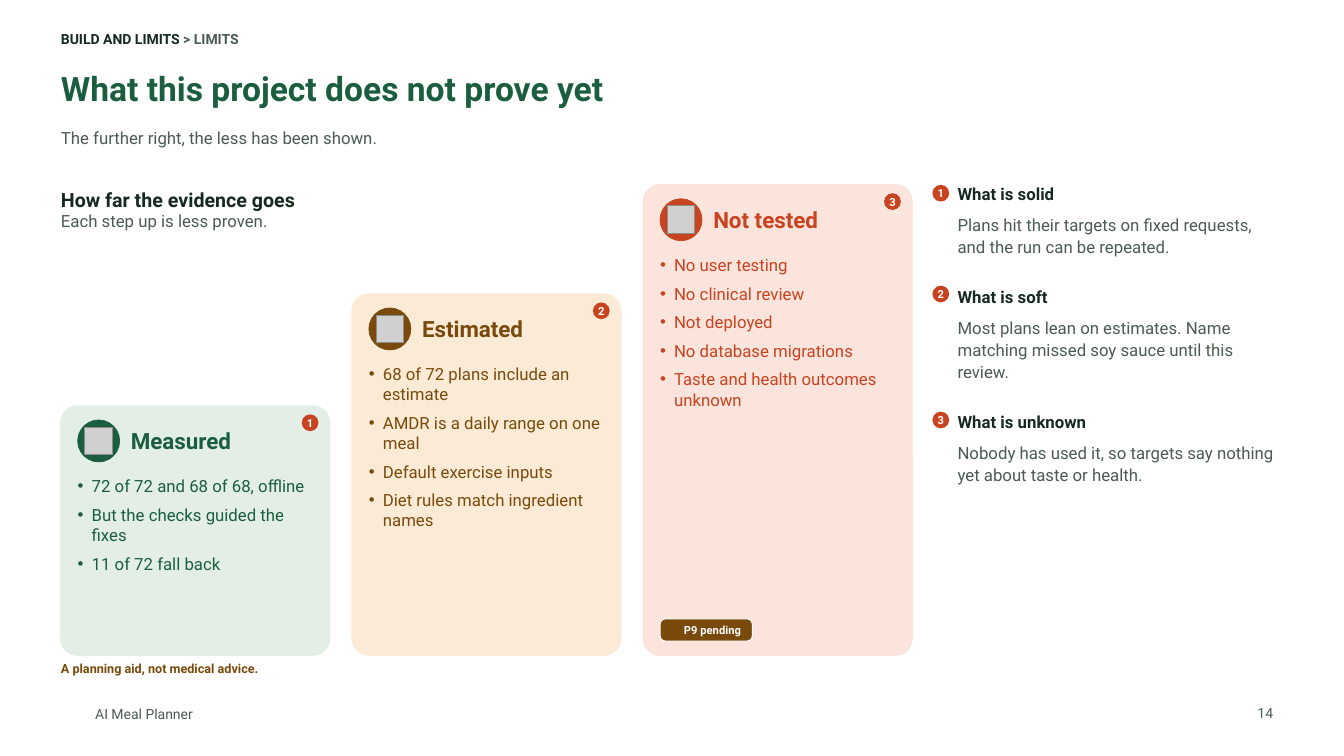
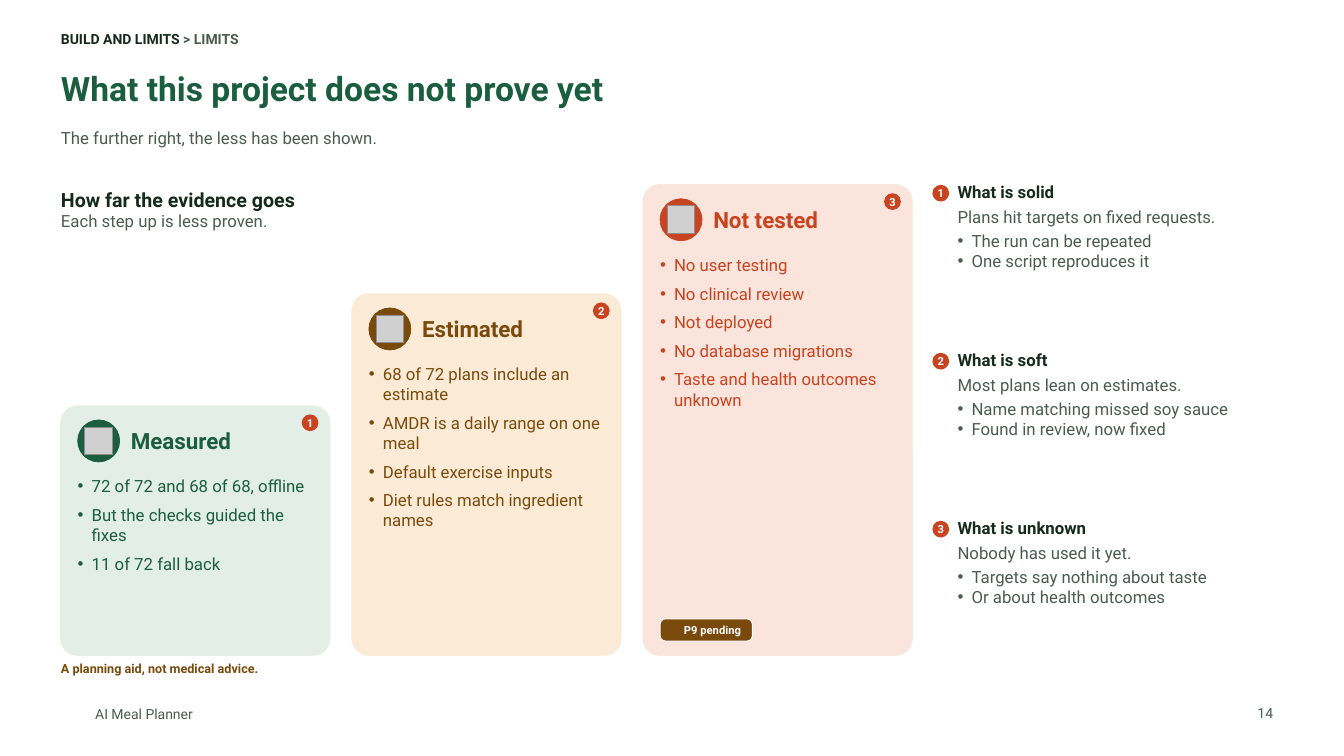
Before and after one commit to tuannm3812/ai-meal-planner, a slide deck: slide 14 of docs/showcase/ai-meal-planner-deck.pptx. Drawn at 1344x756 pixels with LibreOffice and Linux fonts; fonts in the diff are those of the drawing; grey boxes stand for pictures; background and template pictures are left out. Boxes give left, top, right and bottom in pixels: in the first picture for what was removed or moved away, otherwise in the second. Text is boxed around its words. In the diff, an @@ line names an element or a change of style, - is before the commit and + after.

```diff
--- a/docs/showcase/ai-meal-planner-deck.pptx
+++ b/docs/showcase/ai-meal-planner-deck.pptx
@@ text at [958,185,1054,198]: line spacing 1.1 to 1; less space between paragraphs @@
@@ text at [958,210,1215,271]: text changed @@
-Plans hit their targets on fixed requests, and the run can be repeated.
-What is soft
-Most plans lean on estimates. Name matching missed soy sauce until this review.
-What is unknown
-Nobody has used it, so targets say nothing yet about taste or health.
+Plans hit targets on fixed requests.
+• The run can be repeated
+• One script reproduces it
@@ ellipse "2": place and size @@
-ellipse "2" at [933,285,950,302]
+ellipse "2" at [933,353,950,370]
@@ text added at [958,353,1228,437], 12 pt, text #4B5B52 @@
+What is soft
+Most plans lean on estimates.
+• Name matching missed soy sauce
+• Found in review, now fixed
@@ ellipse "3": place and size @@
-ellipse "3" at [933,411,950,429]
+ellipse "3" at [933,521,950,538]
@@ text added at [958,521,1207,603], 12 pt, text #4B5B52 @@
+What is unknown
+Nobody has used it yet.
+• Targets say nothing about taste
+• Or about health outcomes
```
Also in this commit, not shown: 13 other slides changed, 20 other files.
